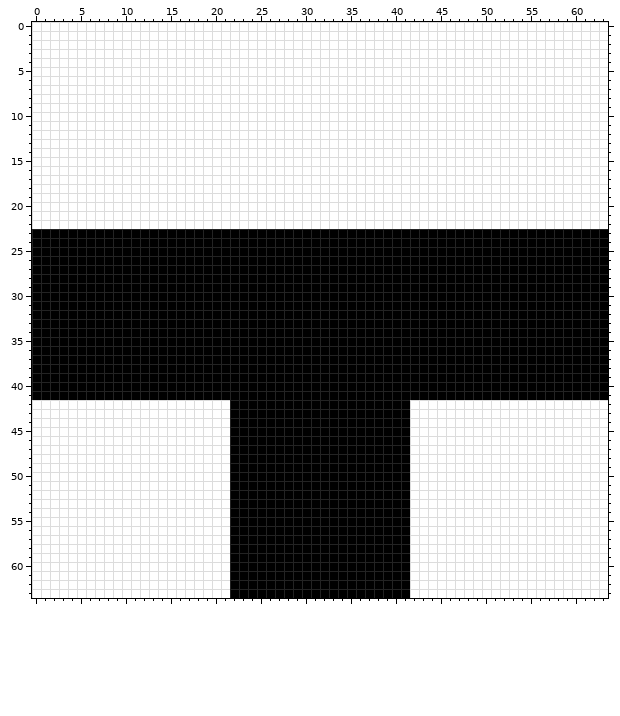
Pixel-art sprite -- static/images/none_right_bottom_left.png. Above is the file before it was changed.
The file is 64x64 pixels. Colours within 5 levels of each other are drawn and written as one.
The same view after the edit:
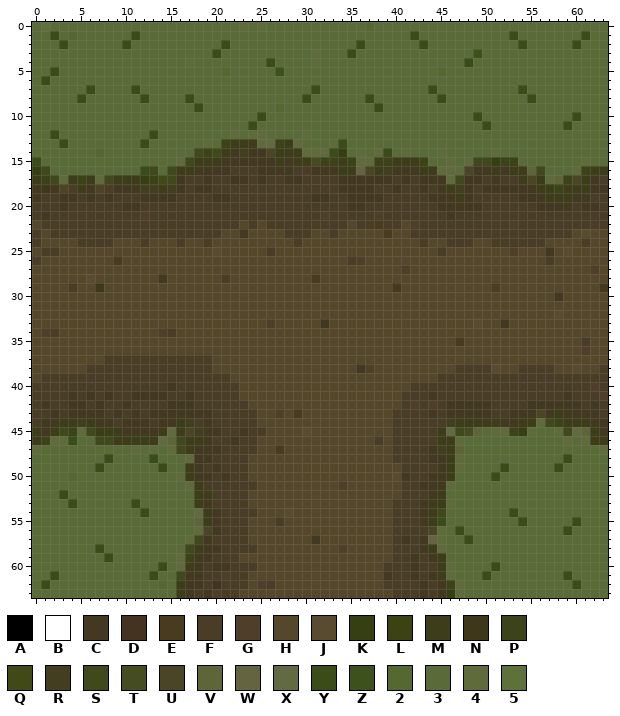
Palette (. is transparent): A #000000  B #ffffff  C #433920  D #443321  E #493b1e  F #493d25  G #4f3f28  H #55472a  J #594b30  K #363f12  L #3c4212  M #3d3d19  N #3e371a  P #3c4319  Q #414916  R #423f20  S #40491c  T #454c22  U #4a4525  V #5e6539  W #646440  X #626a41  Y #3a4c18  Z #3d521a  2 #556831  3 #596b37  4 #5f6b3b  5 #5e713a
Difference:
Changed rows in their new state; - is an unchanged pixel.
first column x 0:
 0 3533333333333333333333343433333333333233333333333333333333333333
 1 33Y32333333Y333333333333333333333333333333Y3333333333Y3333333Y33
 2 333Y333333Y3333333333Y33333333333333Y333333Y3333333333Y33333Y333
 3 33333333333333333333Y33333333334333Y3333333333333Z33333333333333
 4 33333333333333333433333333Y333343333333333333333Y333333333333333
 5 33Y333333333333333333233333Z333333333333333332333333333333333333
 6 3Y33333333333333333333333333333333333333333333333333333333333333
 7 333333Y3333Y3333333333333333333Y333333333333Y333333333Y333333333
 8 33333Y333333Y3333Y333333333333Y333333Y3333333Y333333333Y33333333
 9 333333333333333333Y3333333323333333333Y3333333333333333333333333
10 3333333333333333333333333Y33333333333333333333333Y3333333333Y333
11 333333333333333333333333Y3333333333333333333333333Y33333333Y3333
12 33Y3333333333Y33333333434433334333333333333333333333333333333333
13 333Y33333333Y33333343PMMM4XPM43334Y33333333333333333333333333333
14 333333323333333333SPSMCRCCUMMM444YK3434Y343334333334333333333333
15 Y3333333333333334SMMMCCCCCCMCMMTPPMP44PPMMMP33434SSKPP3333333433
16 KS3333333333YS3SMMCCCCFFFCCCCFFCCCMMWUMRCCCMM444UCCMCMMVS3334PMM
17 MPS4MPM4SMMMKLQSCFFCFFCCFCFFCCFFFFCCCCCCFCFCCC4SCCFCFFMUM4VPUMCF
18 CNCUFMCUFCCCRRMRCFCCFFFFFFFFFFFFFFCCCCFFCFFCFCMRCFCCCCCCMMPMMMCC
19 CFFCCFCFCFFFCCCCFFFFCCFFFFFFFFFCCFFCCCCFFFFFCCCMCFFFFFCCCMMMCCFF
20 FFFCFFFFFFCCFFFFFFFFFFFFFFFFFFFFFFFCCFFFFFFFFCCCCCFFFFFFCCCCFCCF
21 FCFFFFFFFFFFGFFFFFFFFFFFFFFFFFFFGFFFFFGFFFFFFFCFFFFFFFFFFFFFFFFF
22 HFFFFFFFFFFFFFFFFFFFFFFHFHFFFFFFFFFHFFEFFHGFFFFFFFFFFGFFFFFFFFFF
23 FHFFFFFFFFFFFFFFFFFFFHHCHHHHFFFHHFHHHHHEHHFFFFFFFFFFFFFFFFFFHJHH
24 FHHHHFFFFHHHFHHHFHHFHHHHHHHHHFHHHHHHHHHHHHHFHHFFFHHFFFFFFHHHHFHH
25 HFFHHHHHHHHHHHHHHHHHJHHHHHFHHHHHHHHHHHHHHHHHHFHHHHHHHGHHHCHJHHHH
26 FHHHHHHHHEHHHHHHHHHHHHHHHHHHHHHHHHHFGHHHHHHHHHHHHHHHHHHHHFHHHHHH
27 HHHHHHHHHHHHHHHHHHHHHHHHHHHHHHHHHHHHHHHHHGHHHHHHHHHHHHHHHHHHHHGH
28 HHHHHHJHHHHHHHCHHHHHHFHHHHHHHHHEHHHHHHHHHHHHHHHHHHHHHHHHHHHHHHHH
29 HHHHFHHNHHHHHHHHHHHHHHHHHHHHHHHHHHHHHHHHCHHHHHHHHHHFHHHHHHHHHHHC
30 HHHHHHHHHHHHHHHHHHHHHHHHHHHHHHHHHHHHHHHHHHHHHHHHHHHHHHHHHHCHHHHH
31 HHHHHHHHHHHHHHHHHHHHHHHHHHHHHHHHHHHHHHHHHHHHHHHHHHHHHHHHHHHHHHHH
32 HHHHHHHHHHHHHHHHHHHHHHHHHHHHHHHHHHHHHHHHHHHHHHHHHHHHHHHHHHJHHHHH
33 HHHHHHHHHHHHHHHHHHHHHHHHHHGHHHHHCHHHHHHHHHHHHHHHHJHHCHHHHHHHHHHH
34 HGFHHHHHHHHHHHGFHHHHHHHHHHHHHHHHHHHHHHHHHHHHHHHHHHHHHHHHHHHHHHHH
35 HHHHHHHHHHHHHHHHHHHHHHHHHHHHHHHHHHHHHHHHHHHHHHHEHHHHHHHHHHHHHFHH
36 HHHHHHHHHHHHHHHHHHHHHHHHHHHHHHHHHHHHHHHHHHHHHHHHHHHHHHHHHHHHHGHH
37 HHHHHHHHFFFFFFFFFFFFHHHHHHHHHHHHHHHHHHHHHHHHHHHHHHHHHHHHHHHHHHHH
38 HHHHHHFFFFFFFFFFFFFFHHHHHHHHHHHHHHHHCGHHHHHHHHHFFFFJHHFFFFHHJHHF
39 HFFFFFFFFFFFFFFFFFFFFFHHHHHHHHHHHHHHHHHHHHHHHFFFFFFFFFFFFFFFFFFF
40 FFFFFFFFFFFFFFFCFFFFFFFHHHHHHHHHHHHHHHHHHHFFFFFFFFFFFFFFFFFFFFGF
41 FFFFCFCFCFFCCCCFFCFFFFFHHHHHHHHHHHHHHHHHHFFFCFFFFFFFFFFFFFFCFFFG
42 FCFFCCFCFFCFFFFCCCFFFFFFHHHHHHHHHHHHHHHHHFGFGFCCCCCFFFFCCCCCCFCF
43 FFCFCCCCFCFCFCCCCCCCFFFFFHHGHEHHHHHHHHHHFFFFCFCCCCCFFCCCUCMCCCCF
44 FCCMMRMCCFCCCFCCMRFCFFFFFHHHHHHHHHHHHHHHFFFFFFRMMMMMCCMM4SPMMMCC
45 MCMSP4SMMMCCCCMXMURCCFFCFFHHHHJHHHHHHHHHFFFFFMXSTV344PK4334SXVMC
46 MP44Y33SSMMMMMXVSMMCFFCFFHHHHHHHHHHHHHFHFFFFFMM433333333333434MM
47 4333333333343434SMCCCFFFFHHEHHHHHHHHHHHHFFFFCRMV3333333333333334
48 33333333Y3333Y3334CCFFFFHHHHHHHHHHHHHHHHFFFFCCM433333333333Y3333
49 3333333Y333333Y33MCFCFFFHHHHHHHHHHHHHHHHHFFFFCM43333Y33333Y33333
50 33332333333333334MCCFCFFHHHHHHHHHHHHHHHHJCFFCCM3333Y333333333333
51 333333333333333334MFFFFFFHHHHHHHHHGHHHHHHFFCCC433333333333333333
52 333Y33333333333333MMFFFFHHHHHHHHHHHHHHHHHFFFCM333333333333333333
53 3333Y333333Y333333MCFFFFHHHHHHHHHHHHHHHHFFFCMM433333333333333333
54 333333333333Y33333XMCFFFFHHHJHHHHHHHHHHHFFFCMS3333333Y3333333333
55 333333333333333333VMCFFFHHHFHHHHHHHHHHHHFFFCMY33333333Y33333Y333
56 3333333333333333334UCFFFHHHHHHHHHHHHHHHHFFFFU43Y33333333333Y3333
57 333333333333333334SCFFFFHHHHHHHCHHHHHHHHFCFCW433Y333333333333333
58 3333333Y333333333SMCCFFFFHHHHHHHHHGHHHHHFFFCM4333333333333333333
59 33333333Y33333334PCCFFFHHHHHHHHHHHHHHHHHFFCFCM333333333333333333
60 33333333333333Y34MCFCCFFFHHHHHHHHHHHHHHFFFCFFM43333Y333333333333
61 33Y3333333333Y33SCCFFGFFHHHHHHHHHHHHHHHCFFCFCM4333Y33333333Y3333
62 3Y33333333333323MCCFDFFFHGFHHHHHHHHHHHHFFFFCFCP4333333333333Y333
63 3333333333333333MCFCGFFHHHHHHHHHHHHHHHHHFFFCFCK43333333333333333
